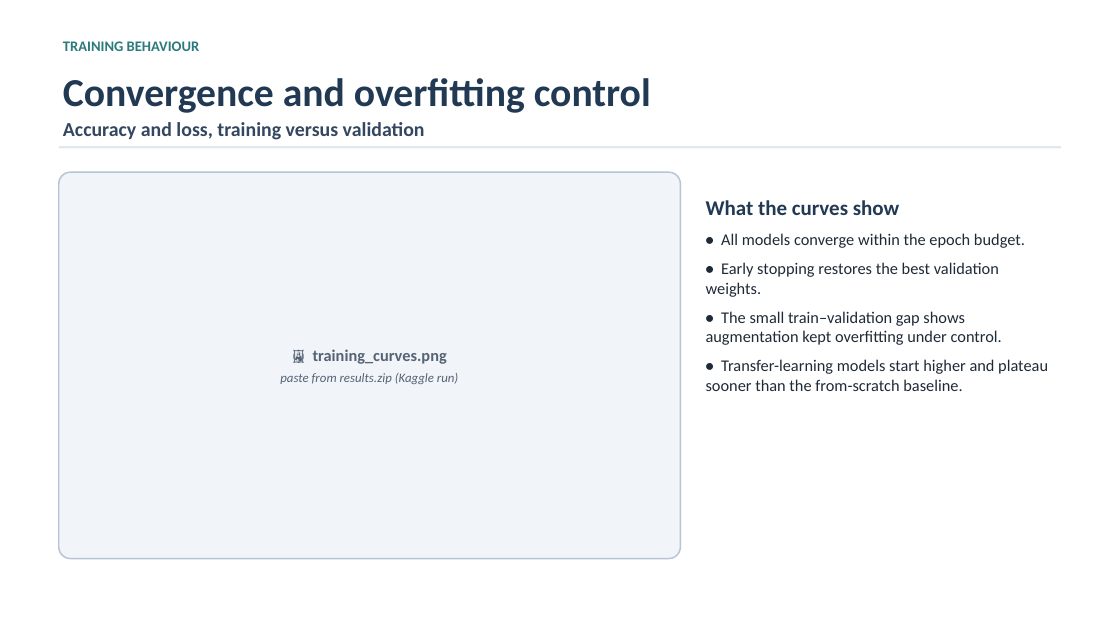
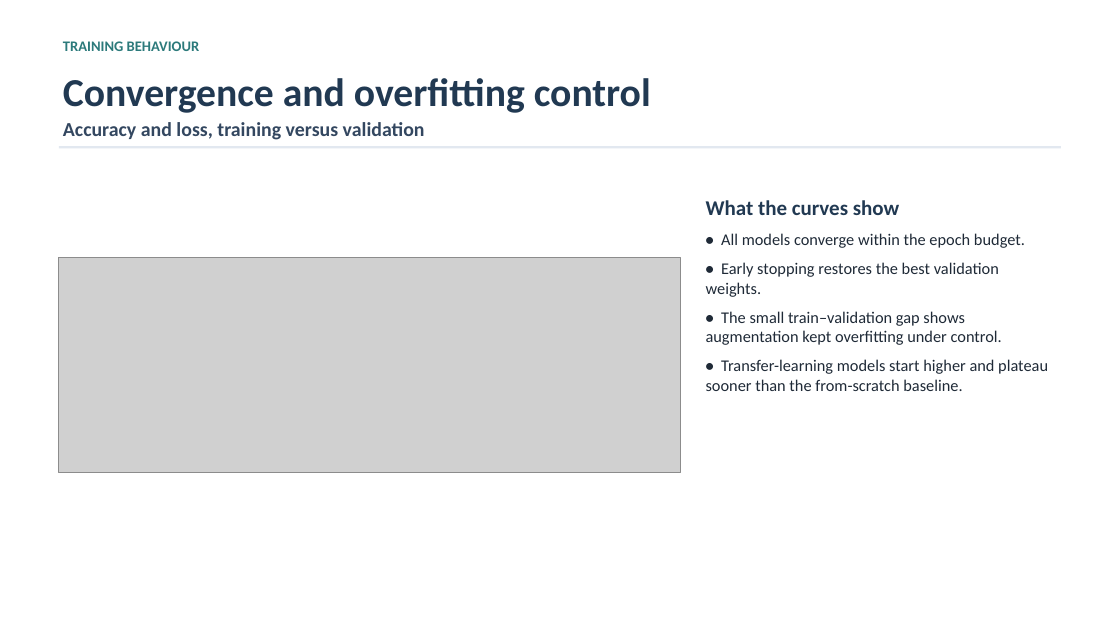
Before and after one commit to ATTezel/explainable-sports-classification, a slide deck: slide 7 of slides/sports_cnn_presentation.pptx. Drawn at 1120x630 pixels with LibreOffice and Linux fonts; fonts in the diff are those of the drawing; grey boxes stand for pictures. Boxes give left, top, right and bottom in pixels: in the first picture for what was removed or moved away, otherwise in the second. Text is boxed around its words. In the diff, an @@ line names an element or a change of style, - is before the commit and + after.

```diff
--- a/slides/sports_cnn_presentation.pptx
+++ b/slides/sports_cnn_presentation.pptx
@@ rounded rectangle removed at (59, 172, 681, 559) @@
@@ picture added at (59, 258, 681, 473) @@
@@ text removed at (280, 349, 458, 384) @@
-🖼 training_curves.png
-paste from results.zip (Kaggle run)
```
Also in this commit, not shown: 7 other slides changed, 17 other files.
